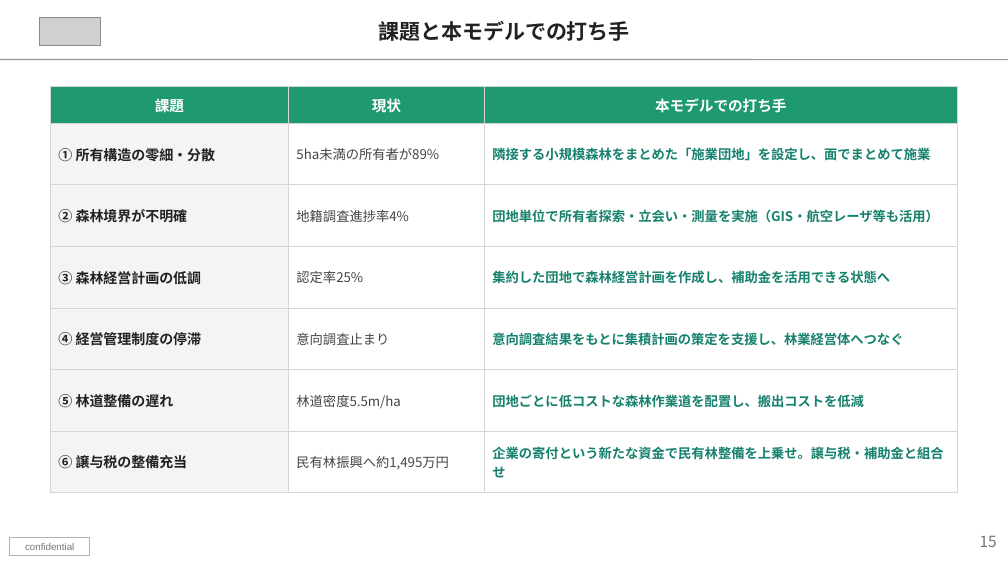
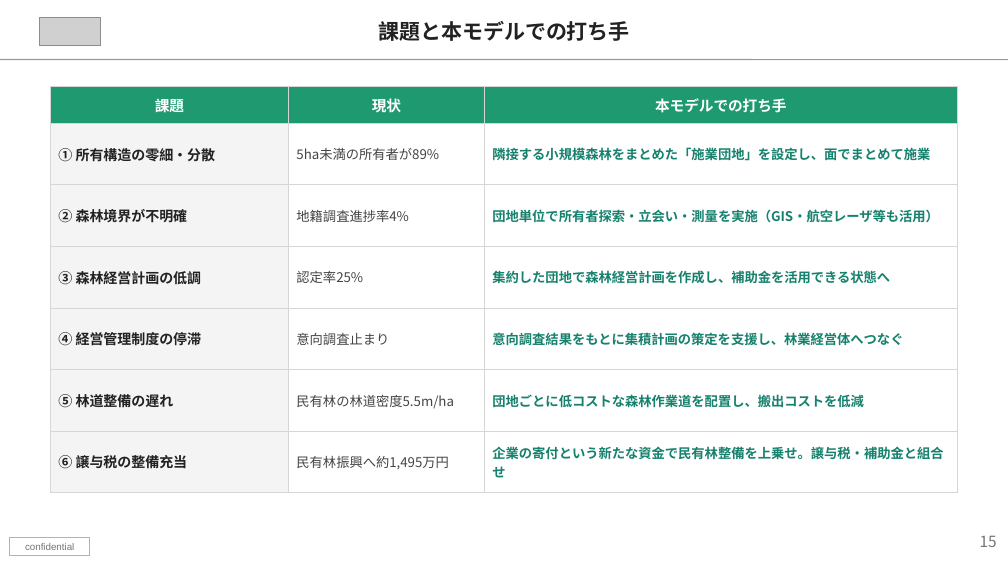
Before and after one commit to kojitakahashi-star/-, a slide deck: slide 15 of proposals/三井不動産様_ご提案資料_ver.3.pptx. Drawn at 1008x567 pixels with LibreOffice and Linux fonts; fonts in the diff are those of the drawing; grey boxes stand for pictures. Boxes give left, top, right and bottom in pixels: in the first picture for what was removed or moved away, otherwise in the second. Text is boxed around its words. In the diff, an @@ line names an element or a change of style, - is before the commit and + after.

```diff
--- a/proposals/三井不動産様_ご提案資料_ver.3.pptx
+++ b/proposals/三井不動産様_ご提案資料_ver.3.pptx
@@ table at (50, 87, 957, 482) @@
-row 6, column 2: 林道密度5.5m/ha
+row 6, column 2: 民有林の林道密度5.5m/ha
```
Also in this commit, not shown: 2 other slides changed, 1 other file.
